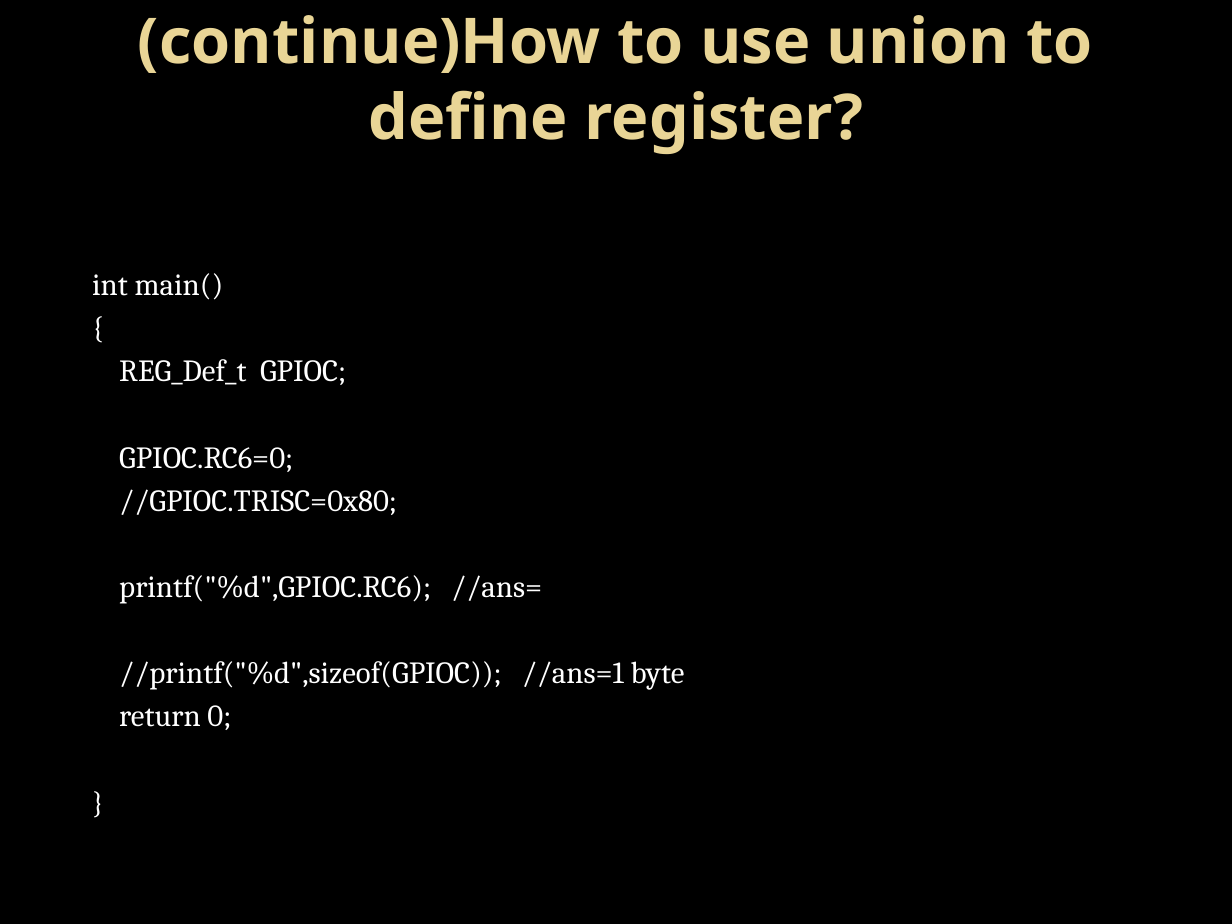
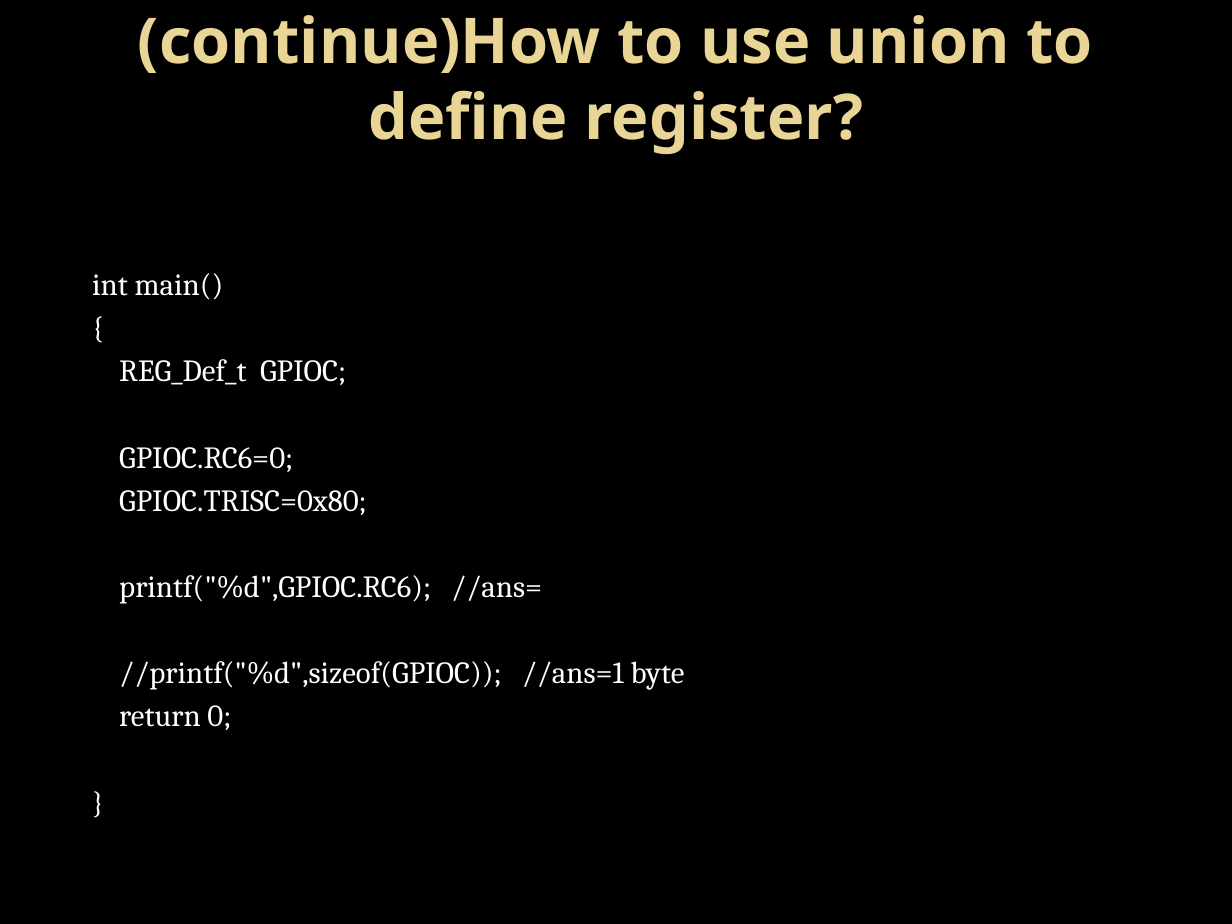
Before and after one commit to Mahesh-7/C_Programs, a slide deck: slide 24 of PPT/structure.pptx. Drawn at 1232x924 pixels with LibreOffice and Linux fonts; fonts in the diff are those of the drawing; background and template pictures are left out. Boxes give left, top, right and bottom in pixels: in the first picture for what was removed or moved away, otherwise in the second. Text is boxed around its words. In the diff, an @@ line names an element or a change of style, - is before the commit and + after.

```diff
--- a/PPT/structure.pptx
+++ b/PPT/structure.pptx
@@ text at <box>119,490,367,515</box>: text changed @@
-//GPIOC.TRISC=0x80;
+GPIOC.TRISC=0x80;
```
Also in this commit, not shown: 6 other slides changed.
